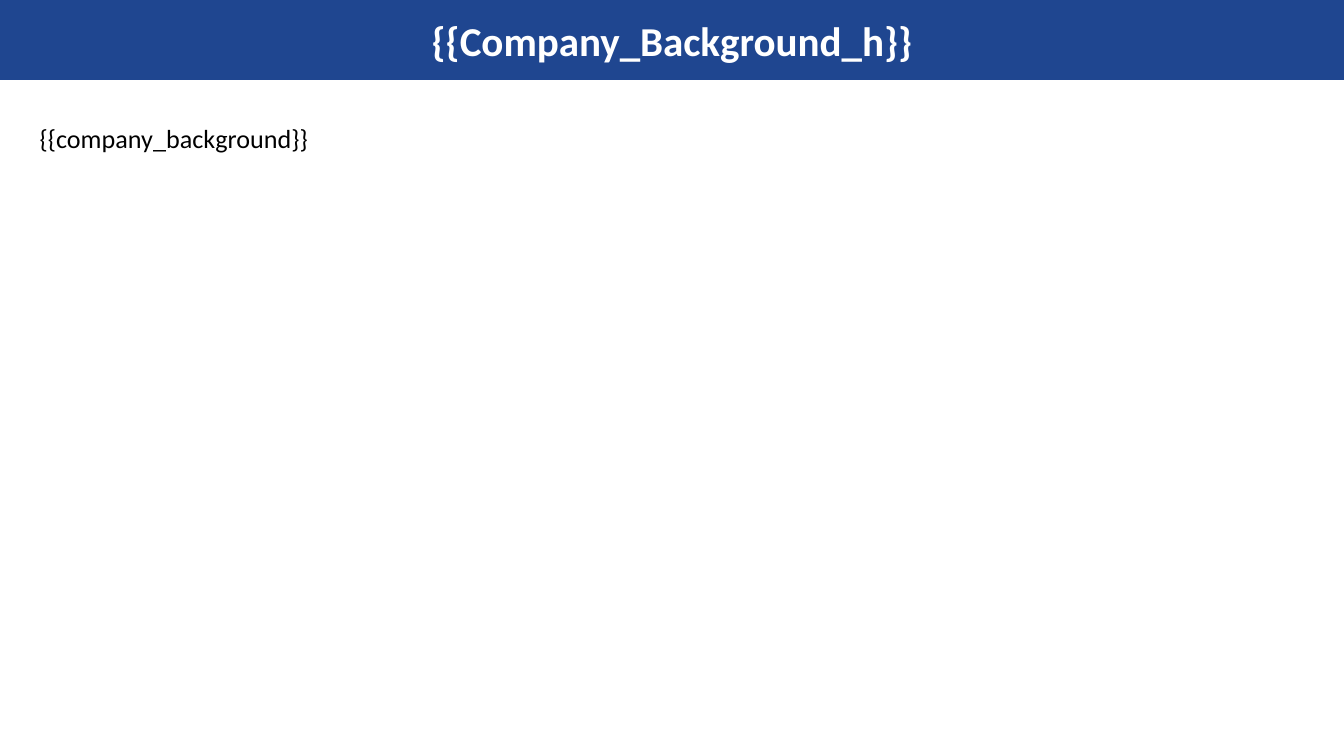
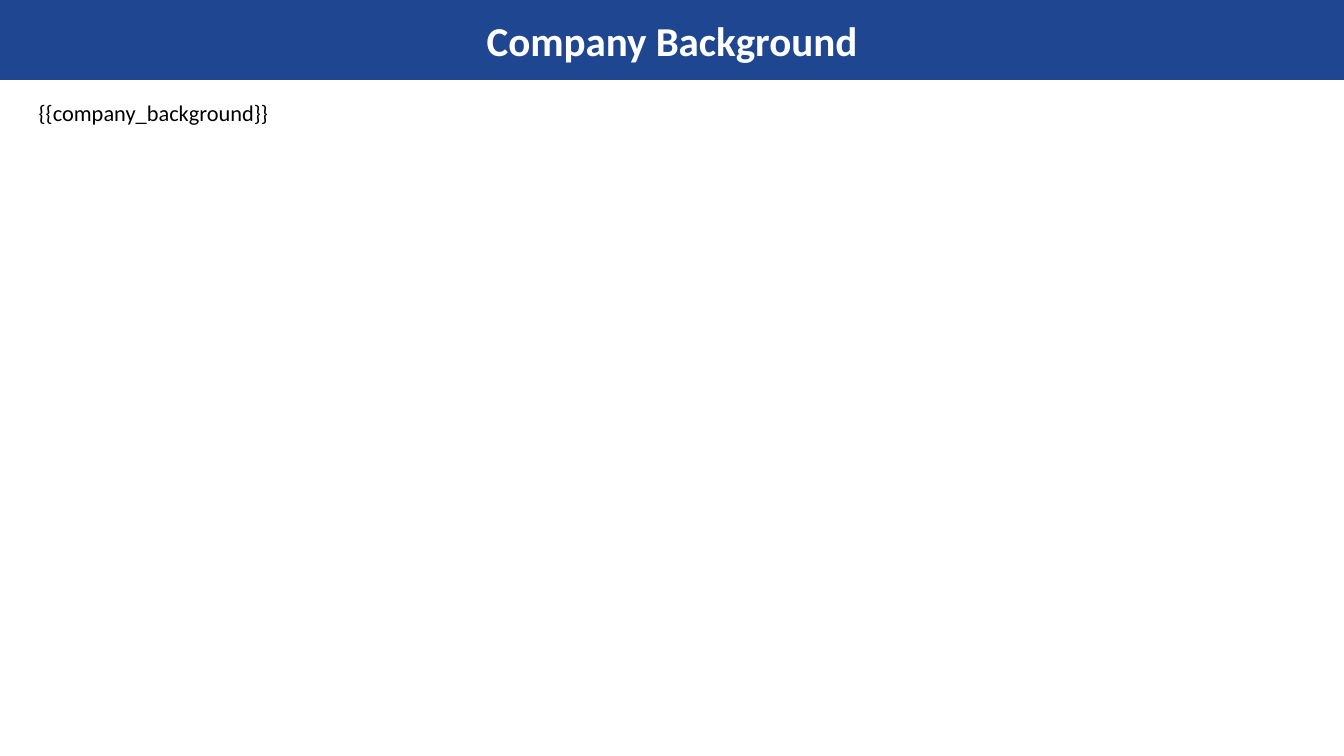
Before and after one commit to pratik1133/fluffy-lamp, a slide deck: slide 3 of master_template.pptx. Drawn at 1344x756 pixels with LibreOffice and Linux fonts; fonts in the diff are those of the drawing; background and template pictures are left out. Boxes give left, top, right and bottom in pixels: in the first picture for what was removed or moved away, otherwise in the second. Text is boxed around its words. In the diff, an @@ line names an element or a change of style, - is before the commit and + after.

```diff
--- a/master_template.pptx
+++ b/master_template.pptx
@@ title at box(487, 27, 858, 63): text changed @@
-{{Company_Background_h}}
+Company Background
@@ text "{{company_background}}": place and size @@
-text "{{company_background}}" at box(40, 129, 308, 153)
+text "{{company_background}}" at box(39, 104, 268, 125)
@@ text "{{company_background}}" at box(39, 104, 268, 125): size 14 to 12 pt @@
```
Also in this commit, not shown: 15 other slides changed.
